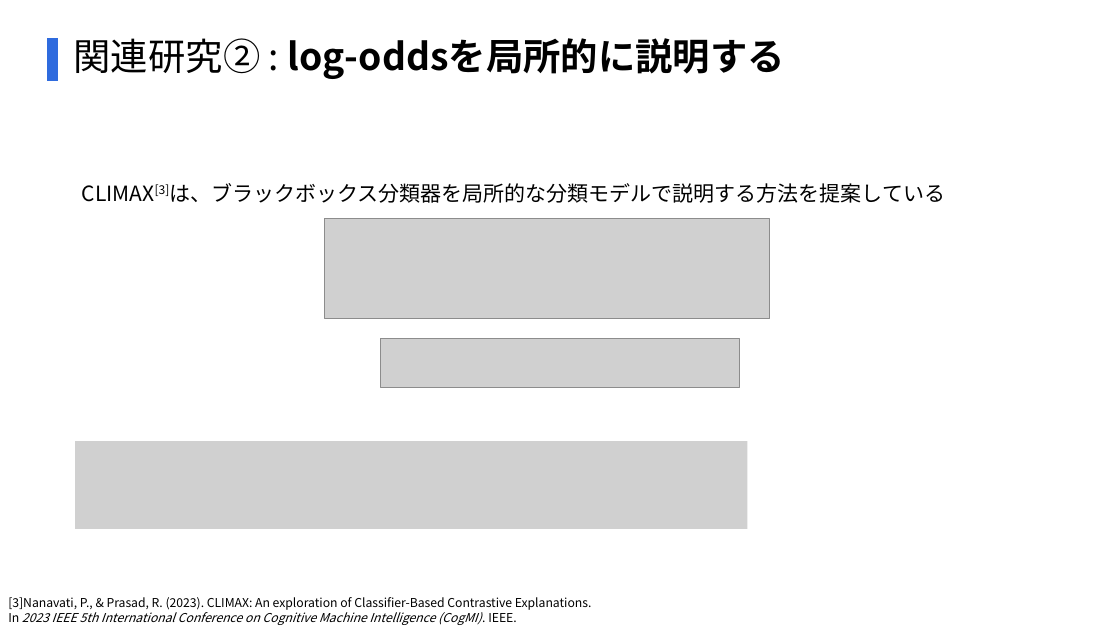
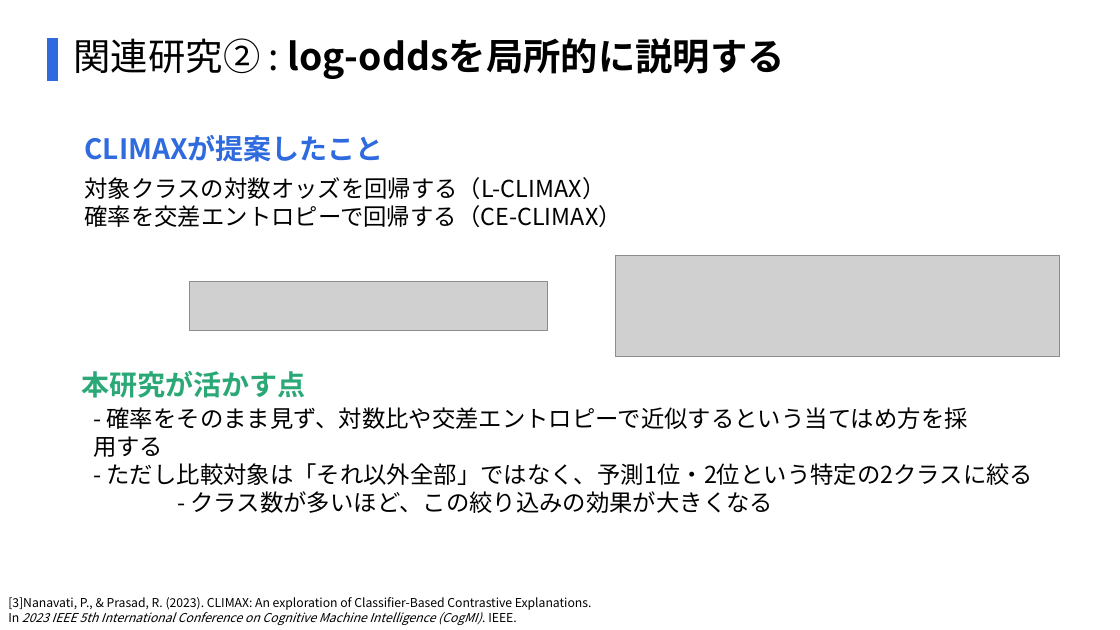
Before and after one commit to SoutaIkegame/Multi-Class-LIME-v2, a slide deck: slide 18 of pptx/MIDTERM_PRESENTATION_v3.pptx. Drawn at 1120x630 pixels with LibreOffice and Linux fonts; fonts in the diff are those of the drawing; grey boxes stand for pictures. Boxes give left, top, right and bottom in pixels: in the first picture for what was removed or moved away, otherwise in the second. Text is boxed around its words. In the diff, an @@ line names an element or a change of style, - is before the commit and + after.

```diff
--- a/pptx/MIDTERM_PRESENTATION_v3.pptx
+++ b/pptx/MIDTERM_PRESENTATION_v3.pptx
@@ text added at <box>84,135,383,162</box>, 24 pt, text #2F6BDE, bold @@
+CLIMAXが提案したこと
@@ text added at <box>84,177,621,227</box>, 20 pt, text #000000 @@
+対象クラスの対数オッズを回帰する（L-CLIMAX）
+確率を交差エントロピーで回帰する（CE-CLIMAX）
@@ text removed at <box>82,183,946,203</box> @@
-CLIMAX[3]は、ブラックボックス分類器を局所的な分類モデルで説明する方法を提案している
@@ picture: place and size @@
-picture at <box>325,218,770,318</box>
+picture at <box>615,255,1060,355</box>
@@ picture: place and size @@
-picture at <box>381,339,739,387</box>
+picture at <box>190,281,548,330</box>
@@ text added at <box>81,371,305,398</box>, 24 pt, text #2AA876, bold @@
+本研究が活かす点
@@ text added at <box>93,407,1034,513</box>, 20 pt, text #000000 @@
+- 確率をそのまま見ず、対数比や交差エントロピーで近似するという当てはめ方を採
+用する
+- ただし比較対象は「それ以外全部」ではなく、予測1位・2位という特定の2クラスに絞る
+- クラス数が多いほど、この絞り込みの効果が大きくなる
@@ picture removed at <box>76,441,748,529</box> @@
```
Also in this commit, not shown: 4 other slides changed, 2 other files.
